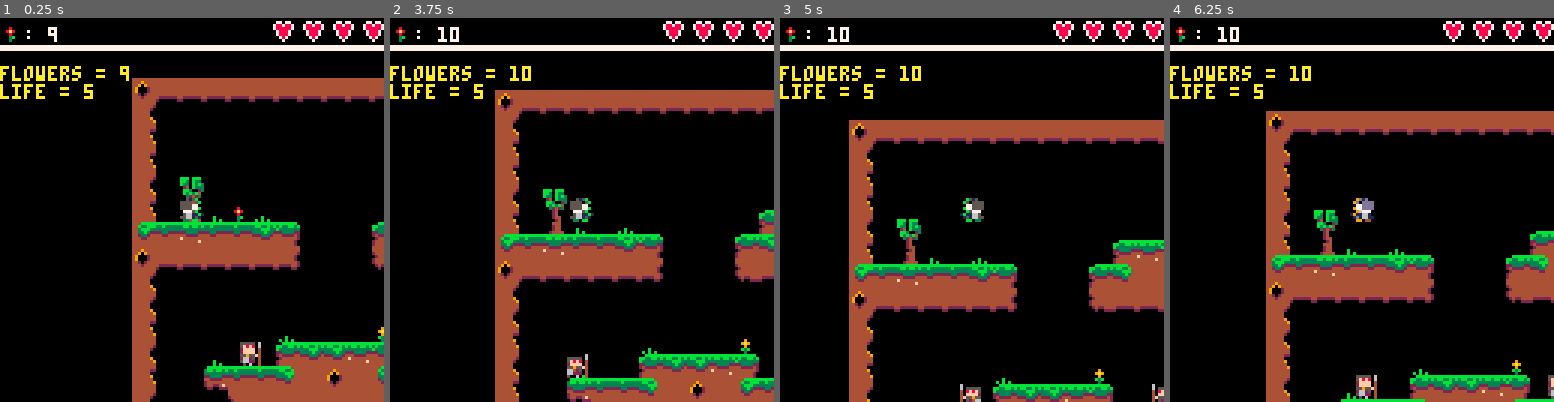
Above: before the commit, frames 1-4 (left to right).
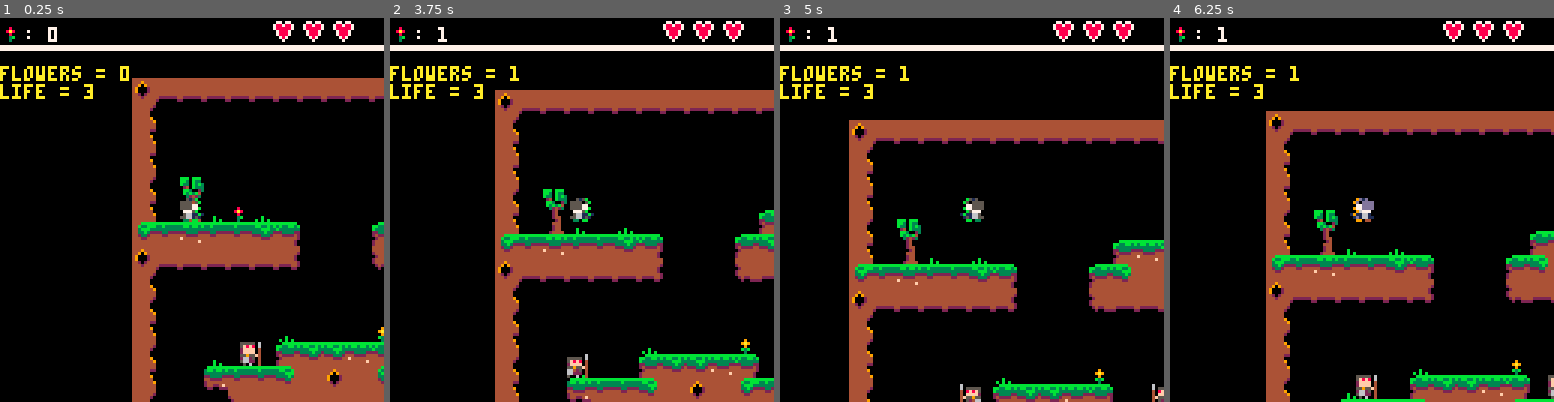
Above: after the commit, the same moments.

Repository: Achie72/dragon_demo_platformer
Game: PICO-8 cartridge dragondemo.p8
Same seed, same stepped clock (60 frames per second), same inputs: the game is played once before the commit and once after it.
Inputs:
- Up to frame 1 (0.25 s): no input
- Up to frame 2 (3.75 s): tap X (X key) at 0.33, 1.07, 1.85, 2.97 s; tap O (Z key) at 0.7, 1.7, 2.1, 2.5, 2.9, 3.3, 3.7 s; hold Right 1.6-2.1 s; hold Up 2.15-2.42 s; hold Right 2.47-3.03 s; hold Left 3.08-3.58 s
- Up to frame 3 (5 s): hold Right 4.02-4.68 s; tap X (X key) at 4.08 s; tap O (Z key) at 4.1, 4.5, 4.9 s; hold Up from 4.73 s (still down)
- Up to frame 4 (6.25 s): release Up at 5.03 s; hold Left 5.08-5.68 s; tap X (X key) at 5.2 s; tap O (Z key) at 5.3, 5.7, 6.1 s; hold Right from 6.08 s (still down)

The runs differ from the first frame. In frame 1, 0.3% of the frame differs, in the area x 12-100%, y 0-20%; in frame 2, 0.4%, in the area x 15-100%, y 0-20%; in frame 3, 0.4%; in frame 4, 0.4%.

Commit message:
Fixed some values, remained from debug version (#5)
Flowers and health restored to default values

Diff:
--- a/dragondemo.p8
+++ b/dragondemo.p8
@@ -10,12 +10,12 @@
   player.ay=0
   player.acc=0.3
   player.frict=0.25
-  player.mx_spd=4
+  player.mx_spd=3
   player.facing=0
   player.grounded=1
-	player.flowers=9
+	player.flowers=0
 	player.spr=3
-	player.life=5
+	player.life=3
 	player.maxlife=3
 	player.invc=30 --frames
 	player.win=0
@@ -25,6 +25,8 @@
 	global.camera_buffer=28
 	global.tick = 0
 	global.debug = 0
+
+	fireballs={}
 
 	cam={
 		x=0,
@@ -177,19 +179,13 @@
 	return pickup
 end
 
-function check_collision(x,y,w,h)
+function collision_on(x,y,w,h)
   collide=false
-  for i=x,x+w,w do
-    if (fget(mget(i/8,y/8))==1) or
-         (fget(mget(i/8,(y+h)/8))==1) then
+  for ix=x,x+w do
+    for iy=y,y+h,h do
+      if fget(mget(ix/8,iy/8),0) then
           collide=true
-    end
-  end
-
-  for i=y,y+h,h do
-    if (fget(mget(x/8,i/8),0)==1) or
-         (fget(mget((x+w)/8,i/8),0)==1) then
-          collide=true
+      end
     end
   end
   return collide
@@ -216,28 +212,6 @@
 	elseif (player.x - cam.x > (64 - global.camera_buffer)) then
 		cam.x += cam.speed
 	end
-end
-
-function vertical_collision(x,y,w,h)
-	collide=false
-	for i=x,x+w,w do
-		if (fget(mget(i/8,y/8))==1) or
-				 (fget(mget(i/8,(y+h)/8))==1) then
-					collide=true
-		end
-	end
-	return collide
-end
-
-function horizontal_collision(x,y,w,h)
-	collide = false
-	for i=y,y+h,h do
-		if (fget(mget(x/8,i/8),0)==1) or
-				 (fget(mget((x+w)/8,i/8),0)==1) then
-					collide=true
-		end
-	end
-	return collide
 end
 
 function move_enemy(object,w,h)
@@ -345,15 +319,16 @@
  	end
 
   if(grounded) then
-    player.ay =0.0
+    player.ay = 0.0
   else
     player.ay += global.gravity
-  end
-
-  if check_collision(player.x+player.ax,player.y,7,7) then
-    player.ax =0
-  end
-  if check_collision(player.x,player.y+player.ay,7,7) then
+				player.grounded = 0;
+  end
+
+  if collision_on(player.x+player.ax,player.y,7,7) then
+    player.ax = 0
+  end
+  if collision_on(player.x,player.y+player.ay,7,7) then
     if player.ay > 0 then
       player.grounded = 1;
     end
@@ -381,17 +357,33 @@
 	end
 end
 
+function to_rect(sp,w,h)
+ local r = {}
+ r.x1 = sp.x
+ r.y1 = sp.y
+ r.x2 = sp.x + w - 1
+ r.y2 = sp.y + h - 1
+ return r
+end
+
+function collide_rect(r1,r2)
+ if((r1.x1 > r2.x2) or
+    (r2.x1 > r1.x2) or
+    (r1.y1 > r2.y2) or
+    (r2.y1 > r1.y2)) then
+  return false
+ end
+ return true
+end
+
 function player_enemy_collision()
 	for monster in all(enemies) do
-		if( (flr(monster.x/8) == flr(player.x/8)) and (flr(monster.y) == flr(player.y))
-			and global.tick > player.invc) then
-
+		if( (collide_rect(to_rect(monster,7,7),to_rect(player,7,7))) and (global.tick > player.invc) ) then
 			player.life -= 1
 			global.tick = 0
 		end
 	end
 end
-
 
 function _update()
 	if player.life > 0 then
@@ -399,19 +391,19 @@
 		global.tick += 1
 		if(global.tick > 1200) global.tick = 0
 			cls()
-		  map()
-		  control_player()
+		 map()
+		 control_player()
 			control_enemies()
 			player_enemy_collision()
 		else
-			print("YOU WON!",player.x-20, player.y + 20,12)
-			print("Press '\142' to restart",player.x-40, player.y + 28,12)
+			print("you won!",player.x-20, player.y + 20,12)
+			print("press '\142' to restart",player.x-40, player.y + 28,12)
 			if(btn(4)) _init()
 		end
 	else
 		cls()
-		print("GAME OVER",player.x-4,player.y,8)
-		print("PRESS '\151' to continue",player.x-30,player.y+8,8)
+		print("game over",player.x-4,player.y,8)
+		print("press '\151' to continue",player.x-30,player.y+8,8)
 		if(btn(5)) _init()
 	end
 end
@@ -486,7 +478,7 @@
 
 
 __gff__
-0000000000040001010000000000000001000000000000010100000000000000020000010101010101010000000000000200000101010101010100000000000000000000000000000000000000000000000000000000000000000000000000000000000000000000000000000000000000000000000000000000000000000000
+0000000000040001010000000000000000000000000000010100000000000000020000010101010101010000000000000200000101010101010100000000000000000000000000000000000000000000000000000000000000000000000000000000000000000000000000000000000000000000000000000000000000000000
 0000000000000000000000000000000000000000000000000000000000000000000000000000000000000000000000000000000000000000000000000000000000000000000000000000000000000000000000000000000000000000000000000000000000000000000000000000000000000000000000000000000000000000
 __map__
 393535353535353535353535353535353535393a3535353535353535353535353535353535393a353535353535353a080000000000000000000000000000000000000000000000000000000000000000000000000000000000000000000000000000000000000000000000000000000000000000000000000000000000000000
Not shown, changed: 18 lines of the sprite sheet (__gfx__) section of dragondemo.p8
Not shown, changed: README.md
Not shown, changed: docs/index.js
